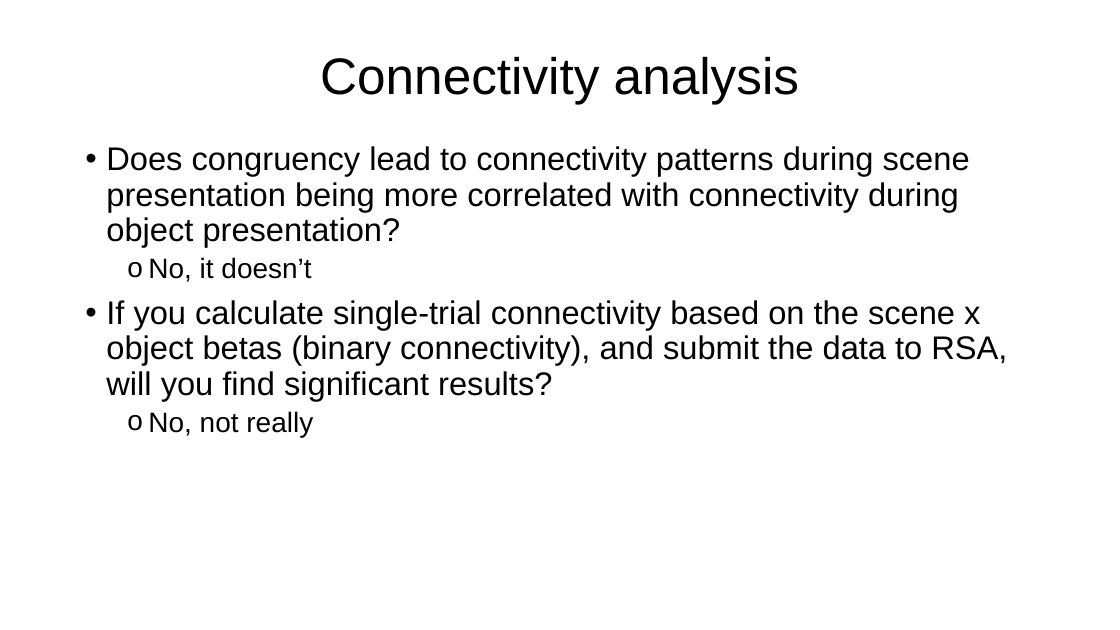
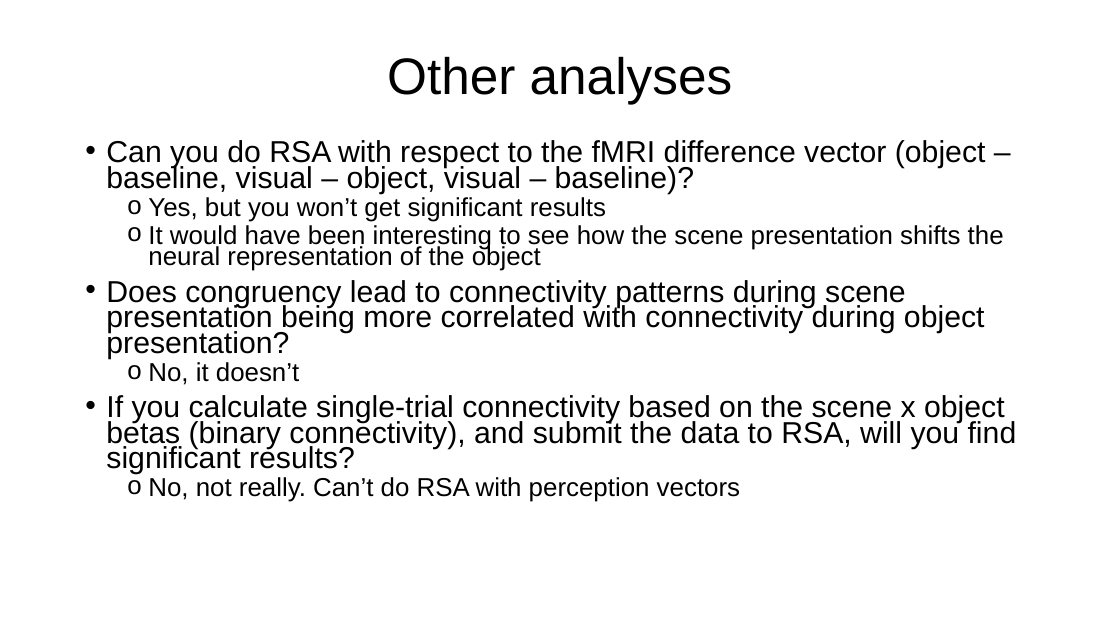
Before and after one commit to paulcbogdan/SchemeRep_PB, a slide deck: slide 29 of docs/SchemeRep_PB_Sep29.pptx (slide 28 before the commit). Drawn at 1120x630 pixels with LibreOffice and Linux fonts; fonts in the diff are those of the drawing. Boxes give left, top, right and bottom in pixels: in the first picture for what was removed or moved away, otherwise in the second. Text is boxed around its words. In the diff, an @@ line names an element or a change of style, - is before the commit and + after.

```diff
--- a/docs/SchemeRep_PB_Sep29.pptx
+++ b/docs/SchemeRep_PB_Sep29.pptx
@@ title at [387, 56, 733, 104]: text changed @@
-Connectivity analysis
+Other analyses
@@ text at [106, 140, 1004, 271]: paragraphs added @@
+• Can you do RSA with respect to the fMRI difference vector (object – baseline, visual – object, visual – baseline)?
+  o Yes, but you won’t get significant results
+  o It would have been interesting to see how the scene presentation shifts the neural representation of the object
@@ text at [106, 280, 1017, 474]: size 28 to 25.9 pt in "Does congruency lead to connectivity patterns during ...", "If you calculate single-trial connectivity based on ..."; size 24 to 22.2 pt in "No, it doesn’t"; line spacing 0.9 to 0.7 @@
@@ text at [148, 477, 740, 502]: text changed; size 24 to 22.2 pt @@
-  o No, not really
+  o No, not really. Can’t do RSA with perception vectors
```
Also in this commit, not shown: 8 other slides changed, 1 slide added, 4 slides removed, 22 other files.
